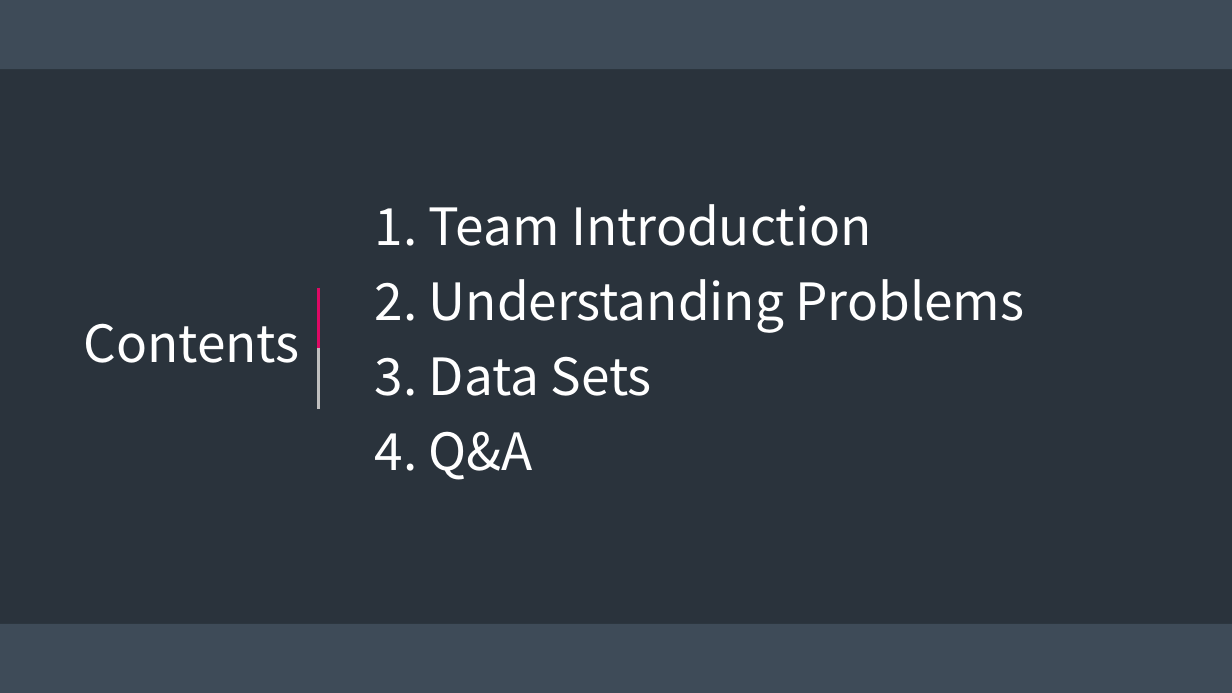
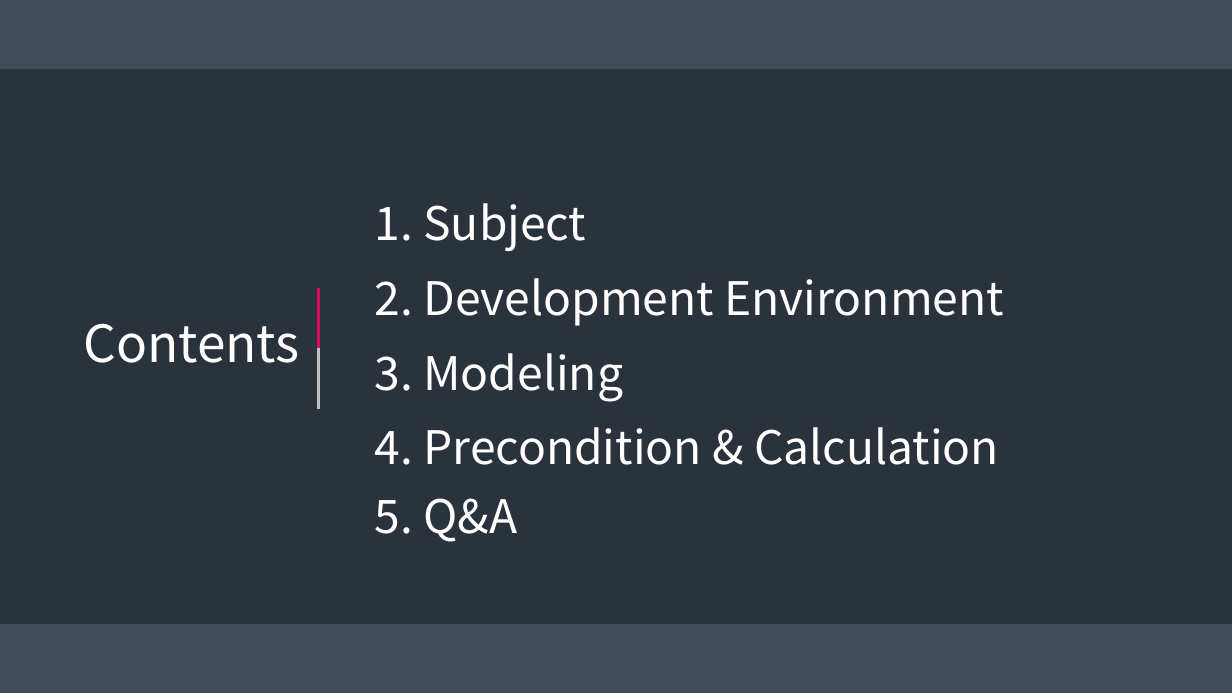
Before and after one commit to DDoGuSulGye/Presentation, a slide deck: slide 2 of 발표자료/03. Designing Problems.pptx. Drawn at 1232x693 pixels with LibreOffice and Linux fonts; fonts in the diff are those of the drawing. Boxes give left, top, right and bottom in pixels: in the first picture for what was removed or moved away, otherwise in the second. Text is boxed around its words. In the diff, an @@ line names an element or a change of style, - is before the commit and + after.

```diff
--- a/발표자료/03. Designing Problems.pptx
+++ b/발표자료/03. Designing Problems.pptx
@@ text at bbox=[375, 203, 586, 251]: text changed; size 40 to 36 pt @@
-1. Team Introduction
+1. Subject
@@ text at bbox=[375, 278, 1004, 326]: text changed; size 40 to 36 pt @@
-2. Understanding Problems
+2. Development Environment
@@ text at bbox=[375, 353, 623, 402]: text changed; size 40 to 36 pt @@
-3. Data Sets
+3. Modeling
@@ text at bbox=[375, 427, 999, 465]: text changed; size 40 to 36 pt @@
-4. Q&A
+4. Precondition & Calculation
@@ text added at bbox=[375, 498, 517, 542], 36 pt, text #FFFFFF @@
+5. Q&A
```
Also in this commit, not shown: 2 other slides changed, 11 slides added, 4 slides removed.
